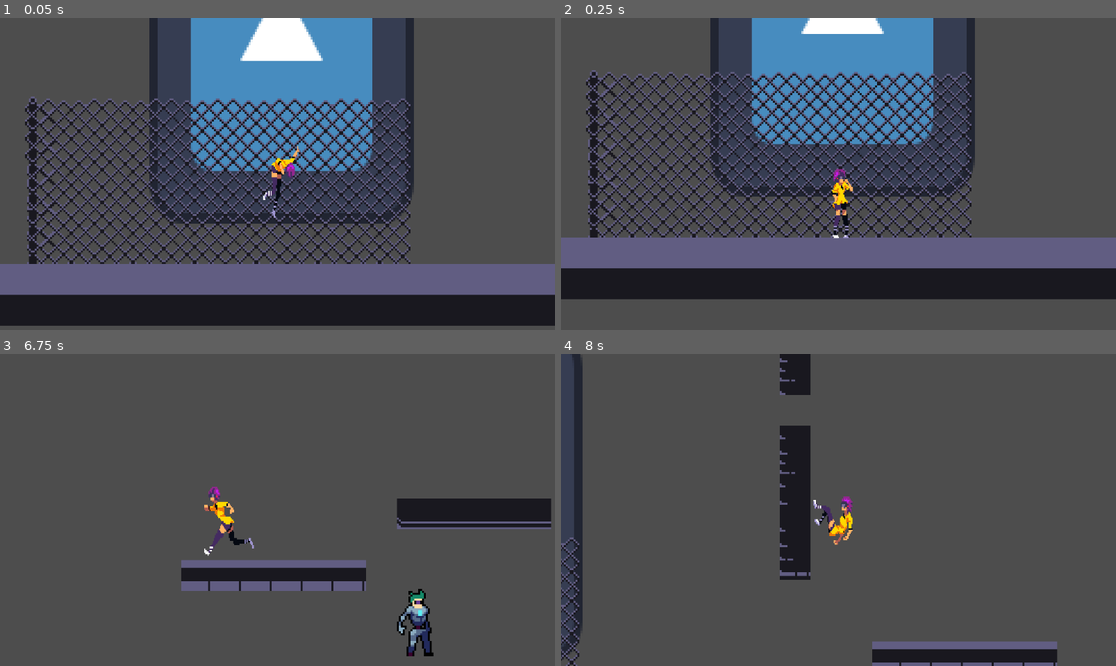
Above: before the commit, frames 1-4 (two rows, left to right).
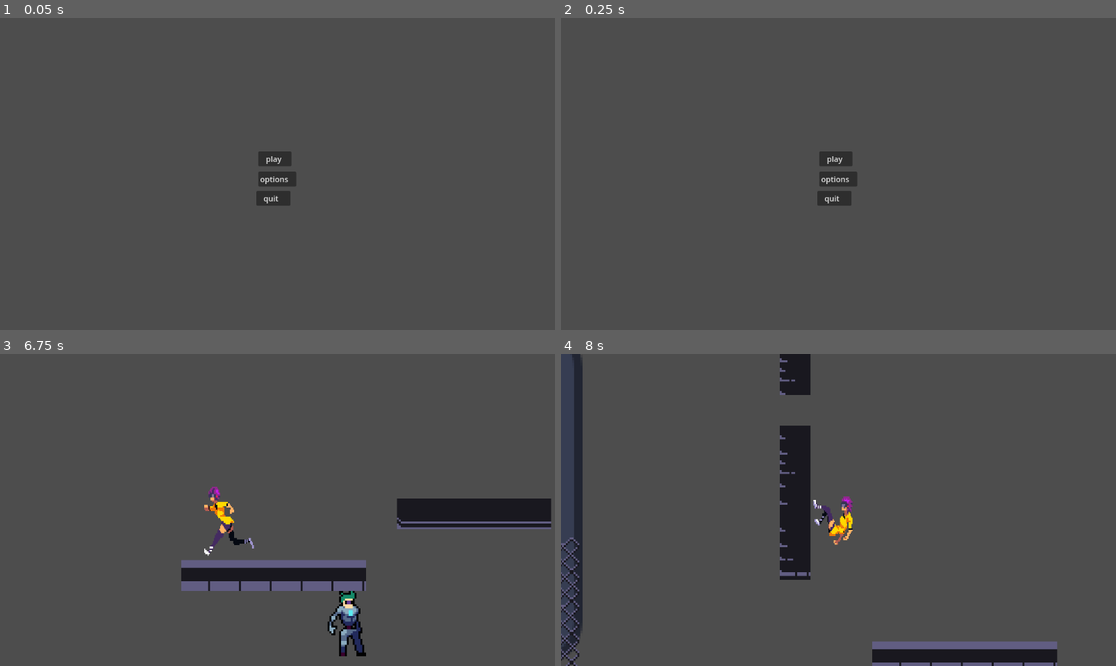
Above: after the commit, the same moments.

Repository: RovinDewan1/Dashpoint
Game: Godot game, scene res://Scenes/menu.tscn
The game is run twice, just before and just after one commit, with the same random seed, the same clock (stepped at 60 frames per second) and the same inputs. Before the commit the project starts from res://Scenes/Main.tscn. The engine's default icon, where the game draws it, is replaced by a stand-in: a white triangle on a blue panel in a dark square.
Inputs (mouse positions are in pixels of both pictures, inside the frame that each line leads up to):
- Up to frame 1 (0.05 s): no input
- Up to frame 2 (0.25 s): no input
- Up to frame 3 (6.75 s): click (277, 494) at 0.5 s, where only the run after the commit has a clickable "play"; hold Shift (Dash) 1.28-2.03 s; hold Right (Right) 1.28-2.78 s; tap W (Jump) at 1.52, 2.27, 3.77, 4.52, 5.27 s; tap Shift (Dash) every 1.5 s from 2.1 to 6.6 s; hold A (Left) 2.78-3.53 s; hold Shift (Dash) 2.78-3.53 s; hold Right (Right) 3.53-5.03 s; hold Shift (Dash) 4.28-5.03 s; hold A (Left) 5.03-5.78 s; hold Right (Right) 5.78-6.53 s; hold Shift (Dash) 5.78-6.53 s; hold A (Left) from 6.53 s (still down)
- Up to frame 4 (8 s): keep holding A (Left); tap W (Jump) at 6.77, 7.52 s; hold Shift (Dash) from 7.28 s (still down)

The runs differ from the first frame. In frame 1, 51% of the frame differs, in the area x 0-100%, y 0-99%; in frame 2, 48%; in frame 3, 1.6%; in frame 4, nothing differs.

Commit message:
centred menu

Diff:
--- a/menu.tscn
+++ b/Scenes/menu.tscn
@@ -46,6 +46,9 @@
 offset_bottom = 82.776
 text = "options   "
 
+[node name="Camera2D" type="Camera2D" parent="."]
+position = Vector2(43, 49)
+
 [connection signal="pressed" from="play" to="." method="_on_play_pressed"]
 [connection signal="pressed" from="quit" to="." method="_on_quit_pressed"]
 [connection signal="pressed" from="options" to="." method="_on_quit_pressed"]
--- a/project.godot
+++ b/project.godot
@@ -11,7 +11,7 @@
 [application]
 
 config/name="New Game Project"
-run/main_scene="uid://sh0jfkl53hqm"
+run/main_scene="uid://l41pgy7wyymy"
 config/features=PackedStringArray("4.4", "Forward Plus")
 config/icon="res://icon.svg"
 
Renamed: control.tscn -> Scenes/control.tscn
